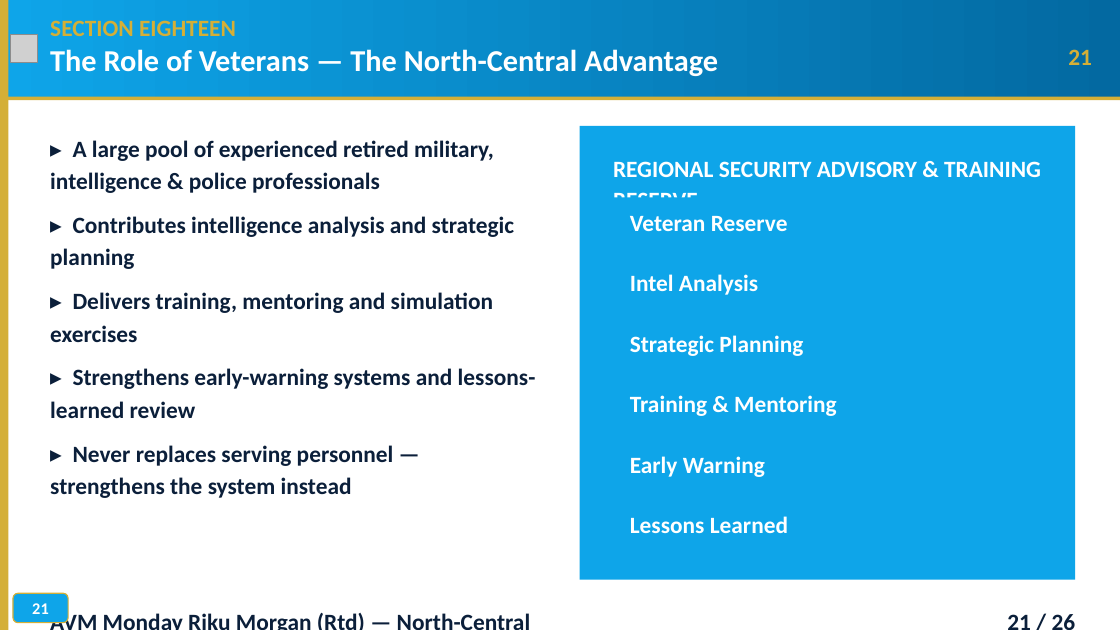
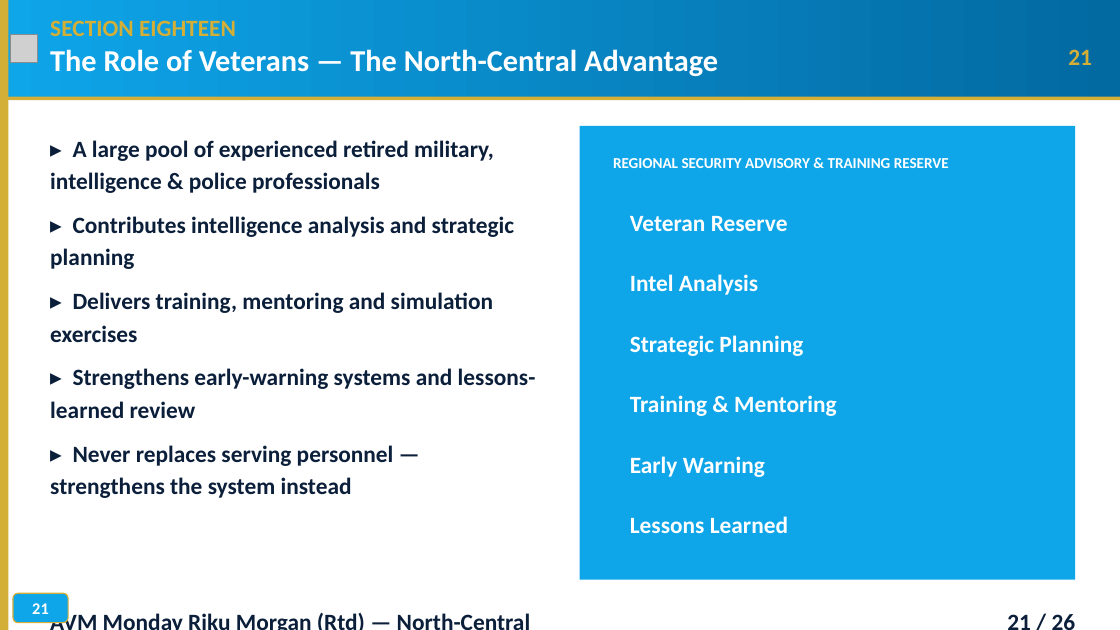
Before and after one commit to TOMDEGGS/BETONIQ-WEST-, a slide deck: slide 21 of avm_morgan_docs/AVM_MORGAN_SECURITY_KEYNOTE_ADDRESS_V4_MOD_AUG31.pptx. Drawn at 1120x630 pixels with LibreOffice and Linux fonts; fonts in the diff are those of the drawing; grey boxes stand for pictures; background and template pictures are left out. Boxes give left, top, right and bottom in pixels: in the first picture for what was removed or moved away, otherwise in the second. Text is boxed around its words. In the diff, an @@ line names an element or a change of style, - is before the commit and + after.

Commit message:
Fix slides 19, 21, 22: header/bullet overlaps and footer collision

```diff
--- a/avm_morgan_docs/AVM_MORGAN_SECURITY_KEYNOTE_ADDRESS_V4_MOD_AUG31.pptx
+++ b/avm_morgan_docs/AVM_MORGAN_SECURITY_KEYNOTE_ADDRESS_V4_MOD_AUG31.pptx
@@ text "REGIONAL SECURITY ADVISORY & TRAINING ..." at [613,158,949,168]: size 20 to 13 pt @@
```
Also in this commit, not shown: 2 other slides changed.
